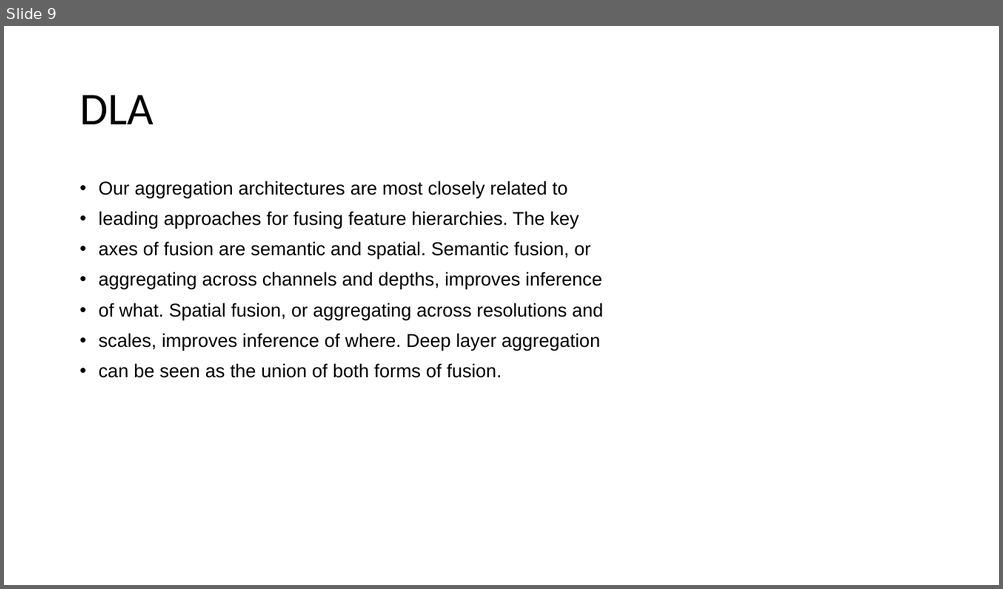
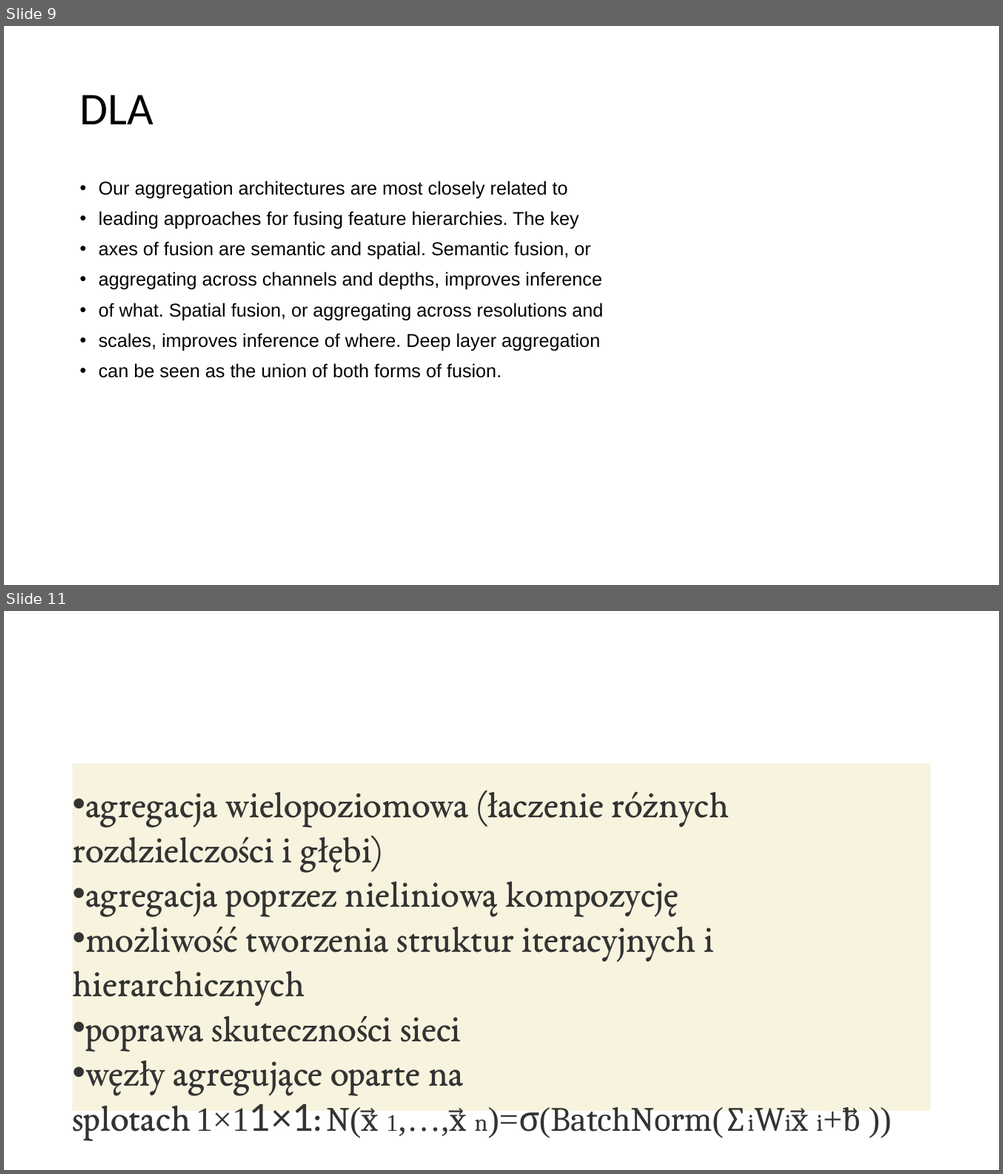
Before and after one commit to MonkehDefense/magisterka, a slide deck: Seminarium.pptx. Shown one above the other, each under a label of ours: slide 9 before the commit, slides 9 and 11 after it; the slides between them are not shown. The pictures are 1003x589 and 1003x1174 pixels, drawn with LibreOffice and Linux fonts; fonts in the diff are those of the drawing. Boxes give left, top, right and bottom in pixels: in the first picture for what was removed or moved away, otherwise in the second. Text is boxed around its words. In the diff, an @@ line names an element or a change of style, - is before the commit and + after.

```diff
--- a/Seminarium.pptx
+++ b/Seminarium.pptx
@@ slide 11 added at bbox=[4, 611, 999, 1170], background #FFFFFF @@
@@ text added at bbox=[73, 760, 930, 1116], fill #F7F3DE, 36 pt, text #333333 @@
+• agregacja wielopoziomowa (łaczenie różnych rozdzielczości i głębi)
+• agregacja poprzez nieliniową kompozycję
+• możliwość tworzenia struktur iteracyjnych i hierarchicznych
+• poprawa skuteczności sieci
+• węzły agregujące oparte na splotach 1×11×1: N(x⃗ 1,…,x⃗ n)=σ(BatchNorm(∑iWix⃗ i+b⃗ ))
```
Also in this commit, not shown: 4 other slides added, 2 other files.
